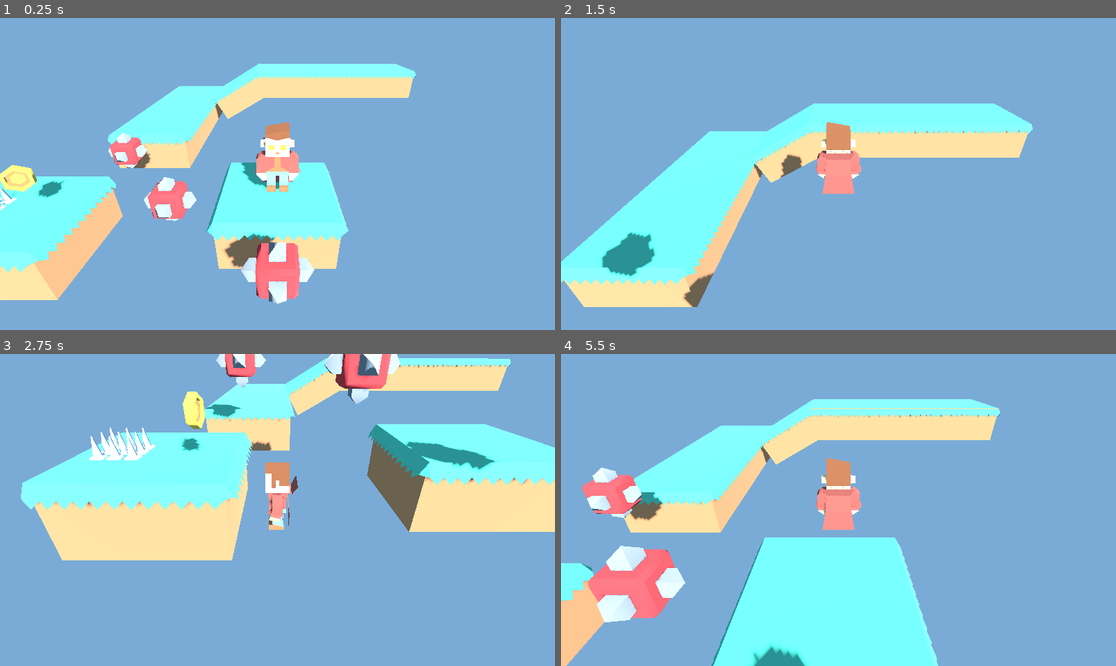
Above: before the commit, frames 1-4 (two rows, left to right).
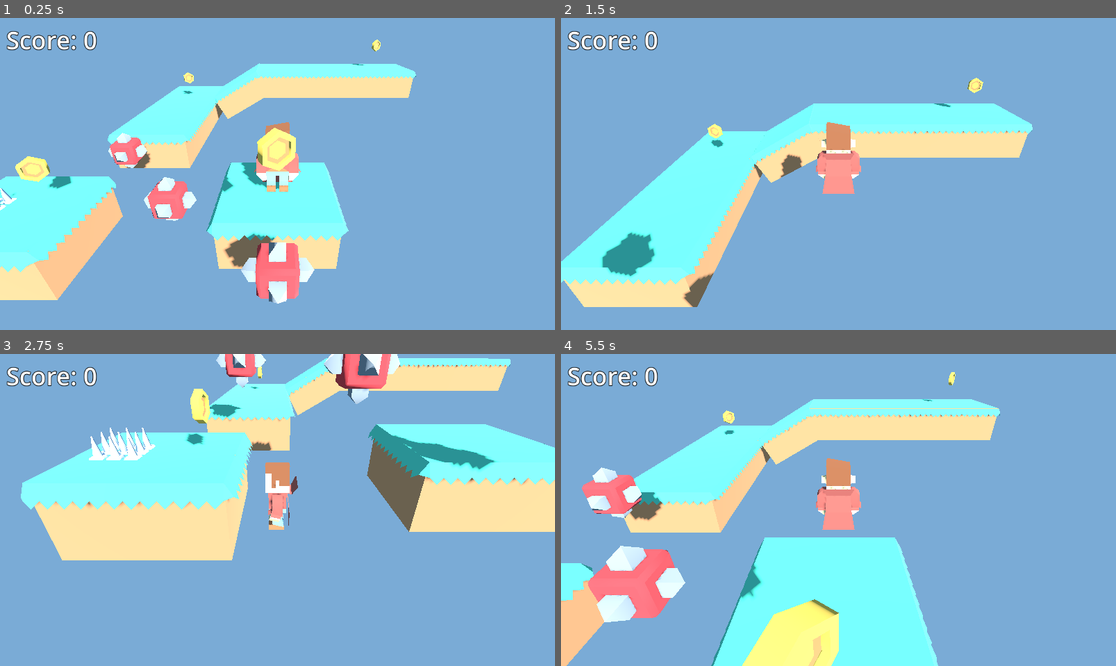
Above: after the commit, the same moments.

Repository: coruja182/godotplatformer3d
Game: Godot game, scene res://scenes/levels/level1.tscn
Two runs of this game, one before a commit and one after it. Both use one fixed random seed, a clock stepped at 60 frames per second and the inputs below.
Inputs:
- Up to frame 1 (0.25 s): no input
- Up to frame 2 (1.5 s): hold W (move_forward) from 0.53 s (still down); tap Space (jump) at 0.77 s
- Up to frame 3 (2.75 s): tap Space (jump) at 1.52 s; release W (move_forward) at 2.03 s; hold A (move_left) from 2.03 s (still down)
- Up to frame 4 (5.5 s): tap Space (jump) at 3.02, 3.77, 4.52 s; release A (move_left) at 3.53 s; hold S (move_backward) 3.53-4.28 s; hold D (move_right) 4.28-5.03 s; hold W (move_forward) from 5.03 s (still down)

The runs differ from the first frame. In frame 1, 2.2% of the frame differs, in the area x 0-69%, y 4-58%; in frame 2, 0.8%; in frame 3, 1.1%; in frame 4, 3.5%, in the area x 1-72%, y 4-100%.

Commit message:
feat: score text

Diff:
--- a/player/player.gd
+++ b/player/player.gd
@@ -9,6 +9,8 @@
 var score : int = 0
 
 @onready var model: MeshInstance3D = $Model
+@onready var score_text: Label = $ScoreText
+
 
 func _physics_process(delta: float) -> void:
 	if not is_on_floor():
@@ -43,3 +45,4 @@
 
 func add_score(amount : int) -> void:
 	score += amount
+	score_text.text = str("Score: ", score)
--- a/scenes/levels/level1.tscn
+++ b/scenes/levels/level1.tscn
@@ -10,6 +10,11 @@
 [sub_resource type="CapsuleShape3D" id="CapsuleShape3D_xm3rs"]
 radius = 0.3
 height = 1.2
+
+[sub_resource type="LabelSettings" id="LabelSettings_mf1c7"]
+font_size = 50
+outline_size = 5
+outline_color = Color(0, 0, 0, 1)
 
 [sub_resource type="Environment" id="Environment_yse03"]
 background_mode = 1
@@ -33,6 +38,14 @@
 transform = Transform3D(1, 0, 0, 0, 0.866025, 0.5, 0, -0.5, 0.866025, 0, 2.70392, 4.18294)
 current = true
 fov = 60.0
+
+[node name="ScoreText" type="Label" parent="Player"]
+offset_left = 13.0
+offset_top = 11.0
+offset_right = 53.0
+offset_bottom = 34.0
+text = "Score: 0"
+label_settings = SubResource("LabelSettings_mf1c7")
 
 [node name="DirectionalLight3D" type="DirectionalLight3D" parent="."]
 transform = Transform3D(0.770474, -0.512448, 0.379167, 0.253147, 0.791844, 0.555787, -0.585053, -0.332235, 0.73982, 0, 3.04572, 0)
@@ -87,8 +100,22 @@
 [node name="Spikes" parent="." instance=ExtResource("5_1q6w5")]
 transform = Transform3D(1, 0, 0, 0, 1, 0, 0, 0, 1, -4.78413, 0, 0.648084)
 
-[node name="Coin" parent="." instance=ExtResource("6_wdk87")]
-transform = Transform3D(1, 0, 0, 0, 1, 0, 0, 0, 1, -3.73768, 0.499711, 0.842271)
-
 [node name="WorldEnvironment" type="WorldEnvironment" parent="."]
 environment = SubResource("Environment_yse03")
+
+[node name="Collectibles" type="Node3D" parent="."]
+
+[node name="Coin" parent="Collectibles" instance=ExtResource("6_wdk87")]
+transform = Transform3D(1, 0, 0, 0, 1, 0, 0, 0, 1, -3.73768, 0.499711, 0.565595)
+
+[node name="Coin2" parent="Collectibles" instance=ExtResource("6_wdk87")]
+transform = Transform3D(1, 0, 0, 0, 1, 0, 0, 0, 1, -0.00500512, 1.44664, 1.9053)
+
+[node name="Coin3" parent="Collectibles" instance=ExtResource("6_wdk87")]
+transform = Transform3D(1, 0, 0, 0, 1, 0, 0, 0, 1, -0.00500512, 0.499711, 4.35554)
+
+[node name="Coin4" parent="Collectibles" instance=ExtResource("6_wdk87")]
+transform = Transform3D(1, 0, 0, 0, 1, 0, 0, 0, 1, -3.42034, 0.499711, -6.6998)
+
+[node name="Coin5" parent="Collectibles" instance=ExtResource("6_wdk87")]
+transform = Transform3D(1, 0, 0, 0, 1, 0, 0, 0, 1, 3.86904, 1.56877, -7.48846)
Not shown: 1 places in scenes/levels/level1.tscn that only renumber resources
